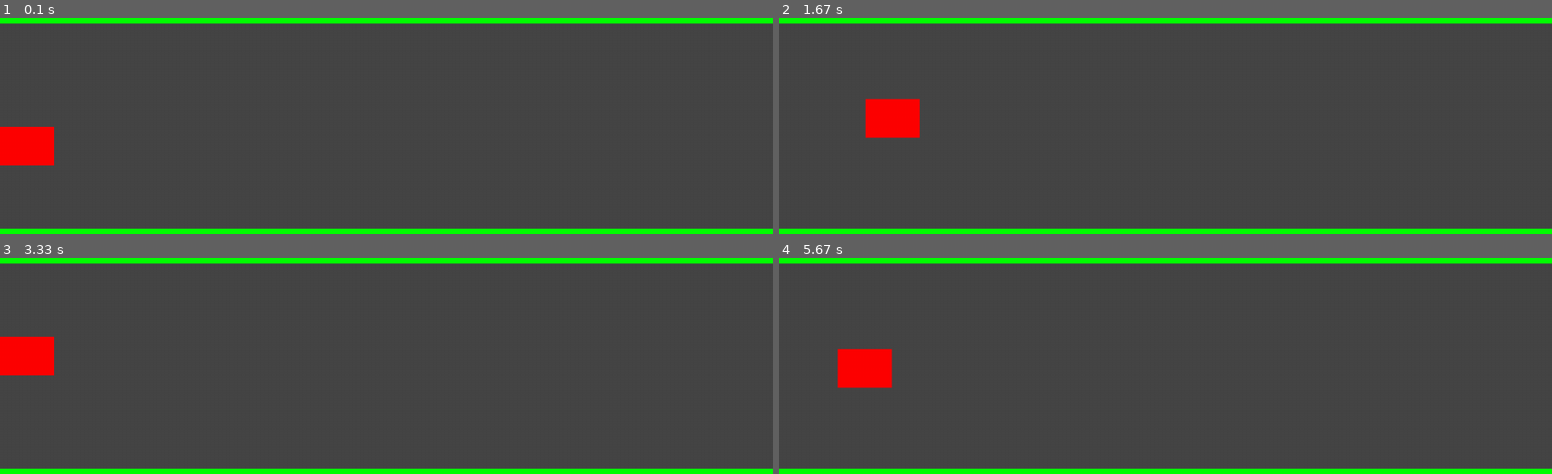
Above: before the commit, frames 1-4 (two rows, left to right).
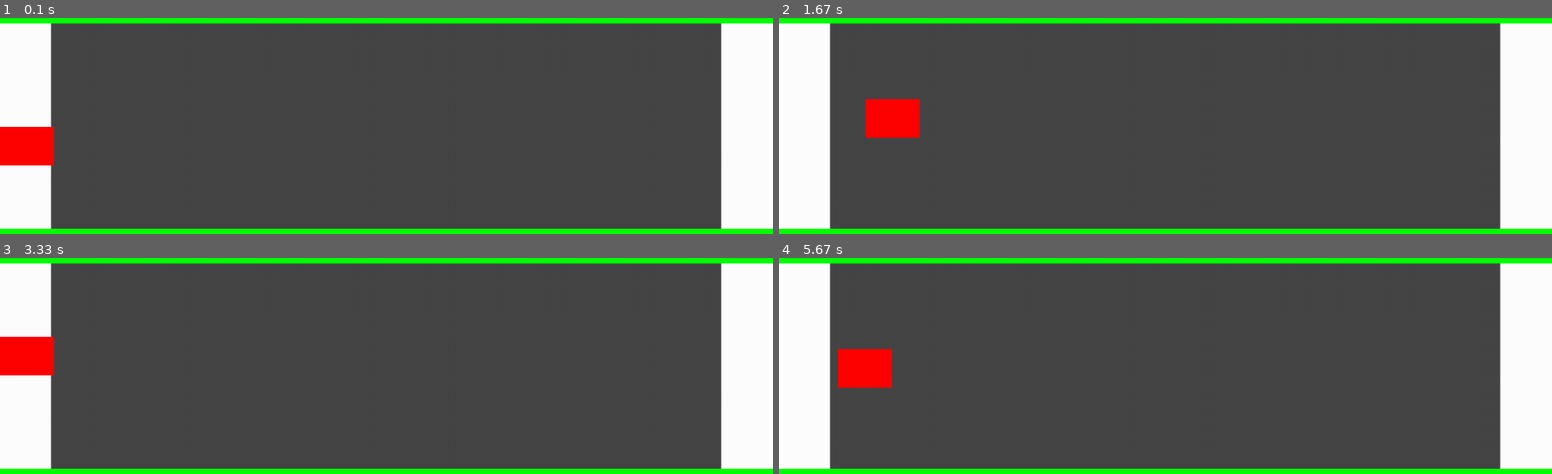
Above: after the commit, the same moments.

Repository: Kaiose31/pygame-environment
Game: pygame game, started from env.py
Two runs of this game, one before a commit and one after it. Both use one fixed random seed, a clock stepped at 60 frames per second and the inputs below.
Inputs:
- Up to frame 1 (0.1 s): no input
- Up to frame 2 (1.67 s): hold Right 0.33-0.8 s; hold Up 0.83-1.13 s; hold Right 1.17-1.63 s
- Up to frame 3 (3.33 s): hold Left 1.67-2.2 s; hold Down 2.23-2.53 s; hold Left 2.57-2.97 s; hold Up from 3 s (still down)
- Up to frame 4 (5.67 s): release Up at 3.37 s; hold Right 3.4-4.03 s; hold Down 4.07-4.43 s; hold Left 4.47-4.93 s; hold Right 4.97-5.43 s; hold Up from 5.47 s (still down)

The runs differ from the first frame. In frame 1, 12% of the frame differs, in the area x 0-100%, y 2-98%; in frame 2, 13%; in frame 3, 12%; in frame 4, 13%.

Commit message:
start and goal

Diff:
--- a/env.py
+++ b/env.py
@@ -33,6 +33,7 @@
 
     WIDTH = 1000
     HEIGHT = 800
+    #colors of the env
     BG =  (0,255,0)
     ROAD = (70,70,70)
     screen = pygame.display.set_mode((WIDTH,HEIGHT))
@@ -54,7 +55,9 @@
 
         #draw road
         pygame.draw.rect(screen,ROAD,(0,HEIGHT/3,WIDTH,HEIGHT/3))
-
+        #draw start and goal
+        pygame.draw.rect(screen,(255,255,255),(0,HEIGHT/3,WIDTH/15,HEIGHT/3))
+        pygame.draw.rect(screen,(255,255,255),(WIDTH -WIDTH/15,HEIGHT/3,WIDTH,HEIGHT/3))
         Car.draw(screen)
         Car.move()
         pygame.display.update()
